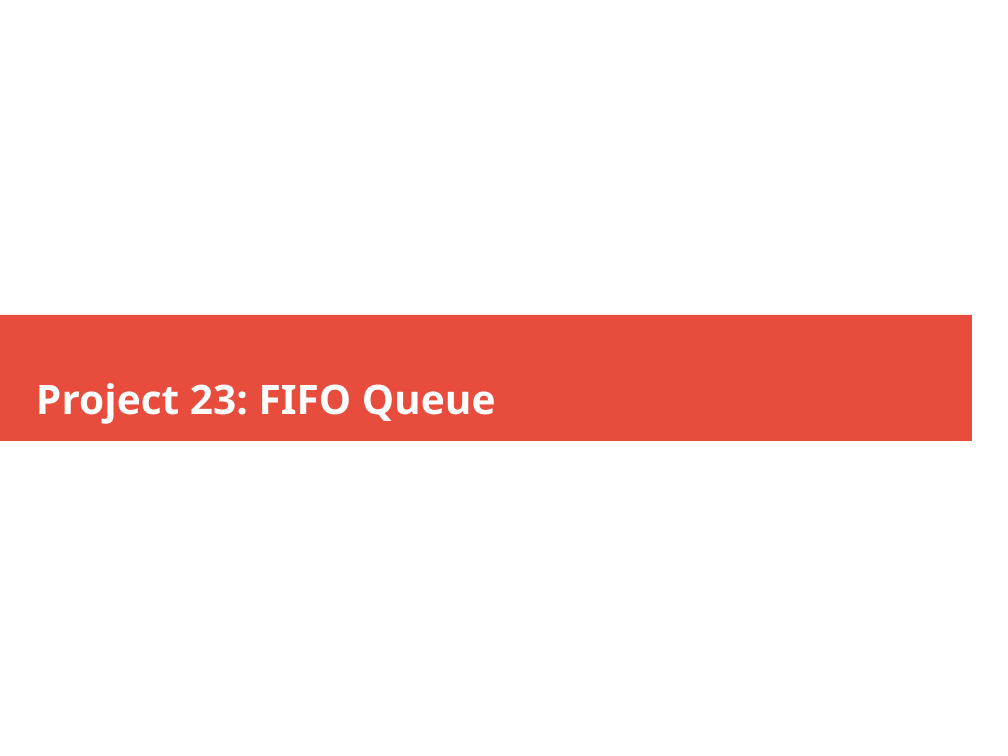
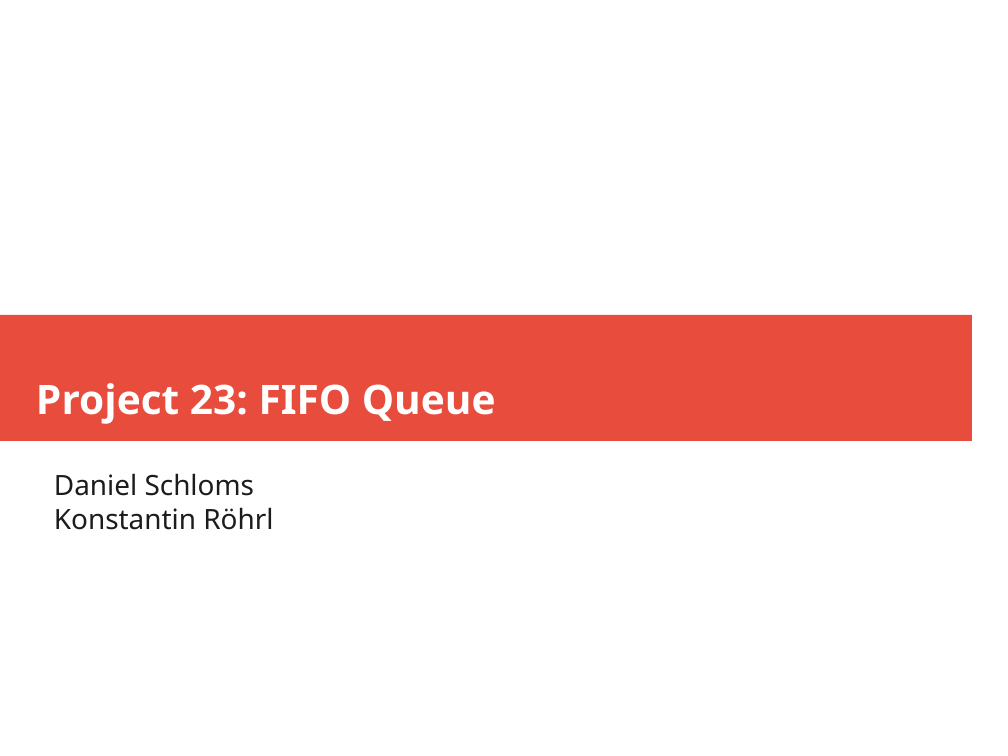
Before and after one commit to danielschloms/amp_fifo_project, a slide deck: slide 1 of presentation/presentation.odp. Drawn at 1008x756 pixels with LibreOffice and Linux fonts; fonts in the diff are those of the drawing. Boxes give left, top, right and bottom in pixels: in the first picture for what was removed or moved away, otherwise in the second. Text is boxed around its words. In the diff, an @@ line names an element or a change of style, - is before the commit and + after.

```diff
--- a/presentation/presentation.odp
+++ b/presentation/presentation.odp
@@ subtitle added at (54,473,273,530), 22 pt, text #1C1C1C @@
+Daniel Schloms
+Konstantin Röhrl
```
Also in this commit, not shown: 3 other slides changed, 2 slides added.
